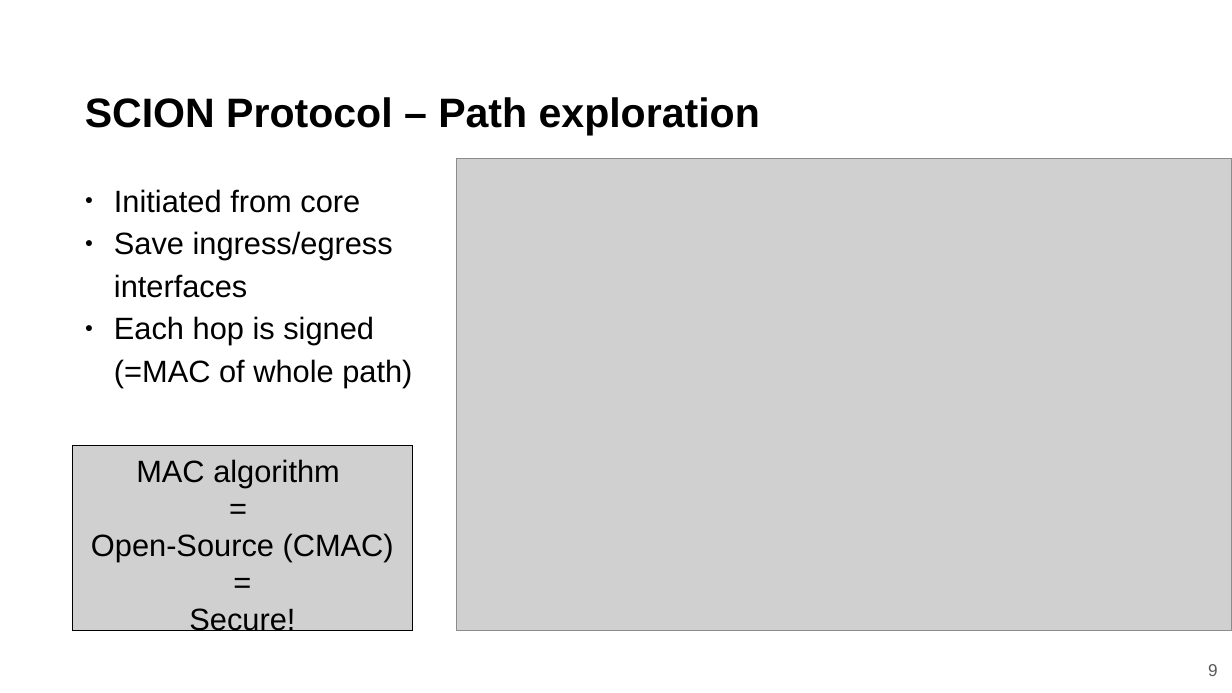
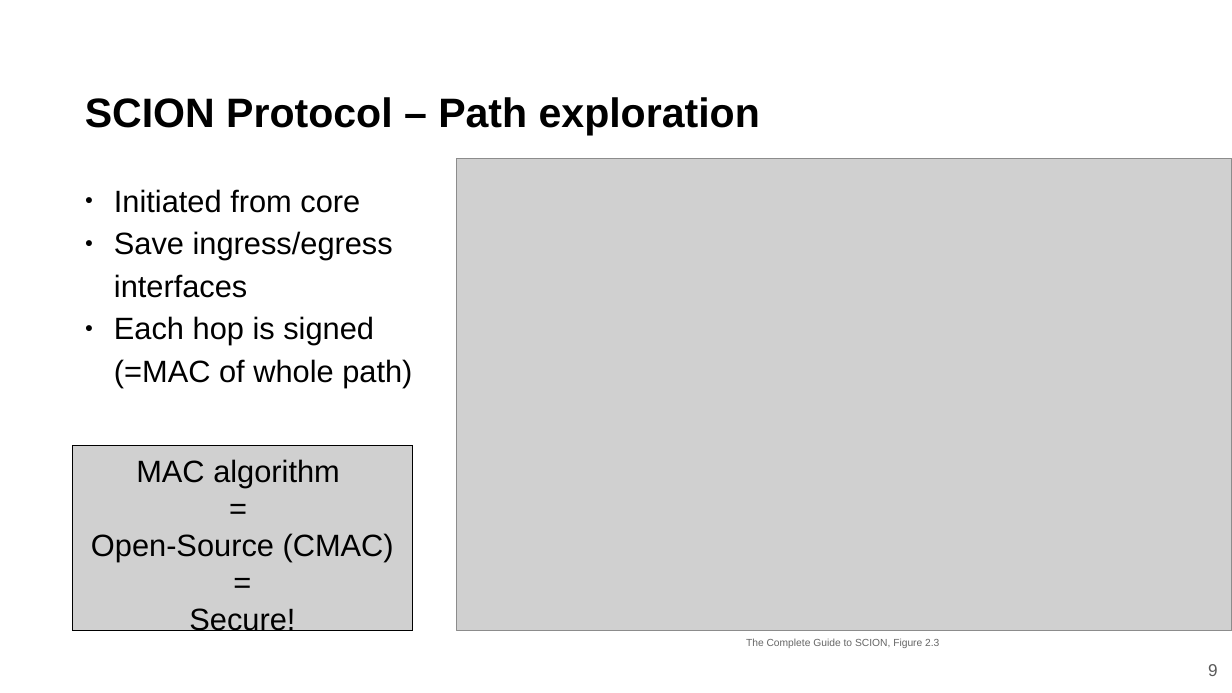
Before and after one commit to mseewer/Master-Thesis, a slide deck: slide 9 of presentation/Security Analysis of SCION - Intermediate.odp. Drawn at 1232x693 pixels with LibreOffice and Linux fonts; fonts in the diff are those of the drawing; grey boxes stand for pictures; background and template pictures are left out. Boxes give left, top, right and bottom in pixels: in the first picture for what was removed or moved away, otherwise in the second. Text is boxed around its words. In the diff, an @@ line names an element or a change of style, - is before the commit and + after.

Commit message:
update presentation

```diff
--- a/presentation/Security Analysis of SCION - Intermediate.odp
+++ b/presentation/Security Analysis of SCION - Intermediate.odp
@@ text added at bbox=[746, 639, 939, 648], 6 pt, text #666666 @@
+The Complete Guide to SCION, Figure 2.3
```
Also in this commit, not shown: 1 other slide changed.
